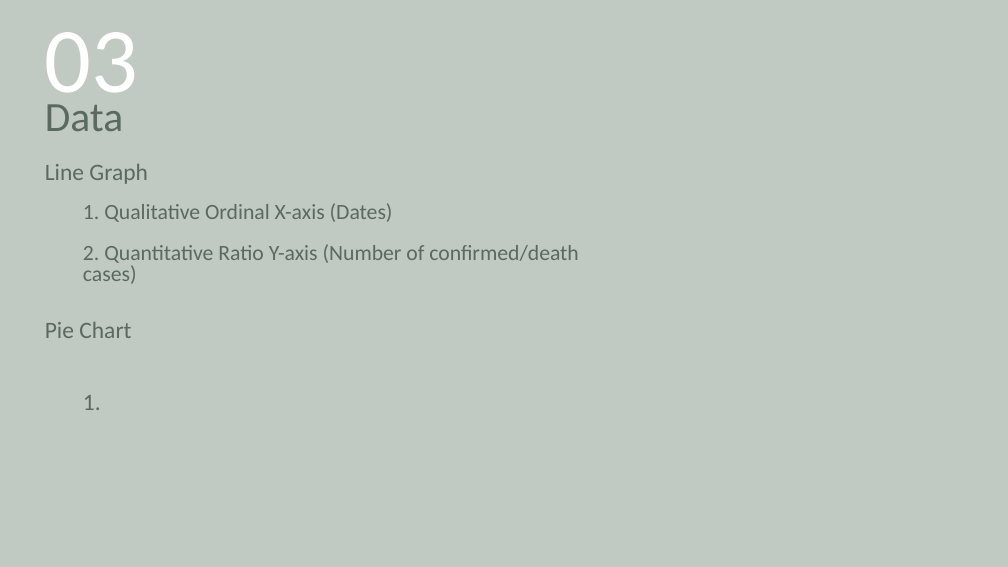
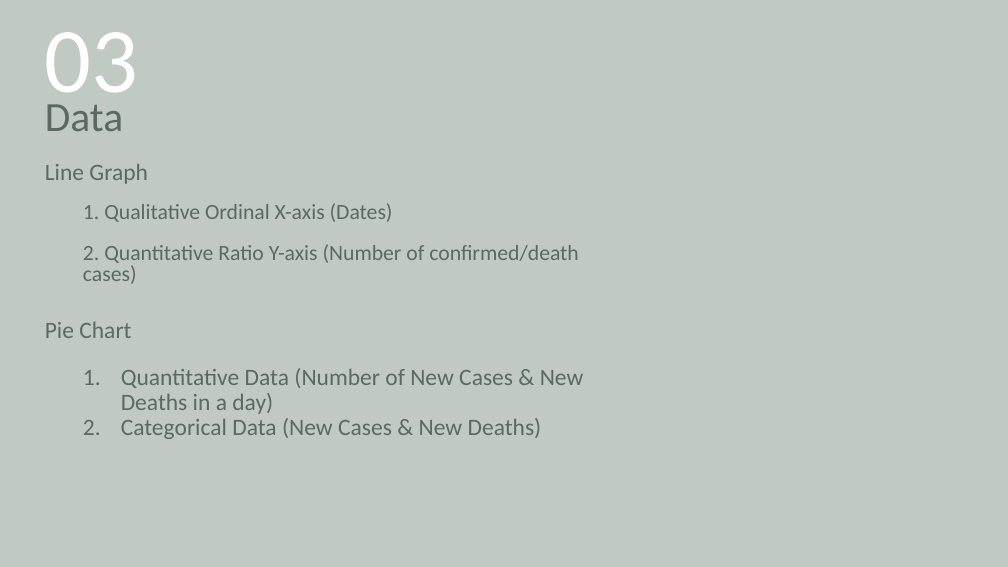
Before and after one commit to Benflop/CSC3007-project, a slide deck: slide 6 of IV2 presentation.pptx. Drawn at 1008x567 pixels with LibreOffice and Linux fonts; fonts in the diff are those of the drawing. Boxes give left, top, right and bottom in pixels: in the first picture for what was removed or moved away, otherwise in the second. Text is boxed around its words. In the diff, an @@ line names an element or a change of style, - is before the commit and + after.

```diff
--- a/IV2 presentation.pptx
+++ b/IV2 presentation.pptx
@@ text at (121,368,584,439): text changed @@
-1.
+1. Quantitative Data (Number of New Cases & New Deaths in a day)
+2. Categorical Data (New Cases & New Deaths)
```
Also in this commit, not shown: 6 other slides changed.
